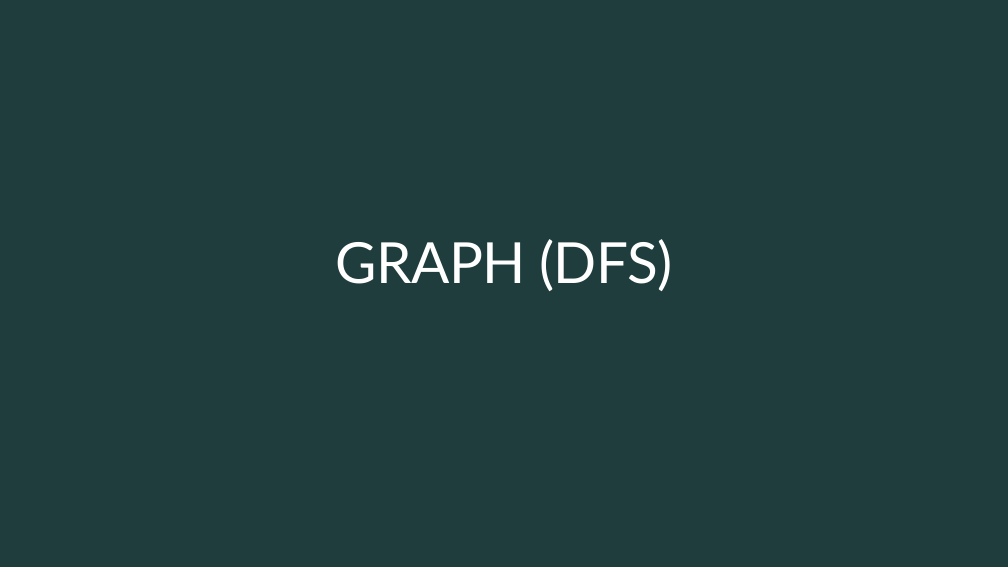
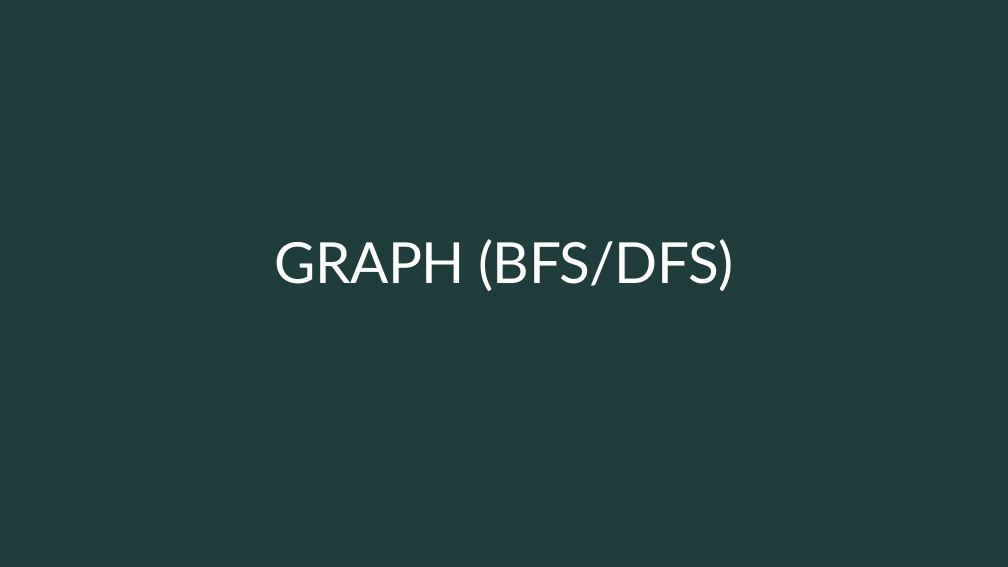
Before and after one commit to rfdavid/coding-interview-handbook-cpp, a slide deck: slide 111 of Algorithm and problem Solving Cheatsheet.pptm (slide 108 before the commit). Drawn at 1008x567 pixels with LibreOffice and Linux fonts; fonts in the diff are those of the drawing. Boxes give left, top, right and bottom in pixels: in the first picture for what was removed or moved away, otherwise in the second. Text is boxed around its words. In the diff, an @@ line names an element or a change of style, - is before the commit and + after.

```diff
--- a/Algorithm and problem Solving Cheatsheet.pptm
+++ b/Algorithm and problem Solving Cheatsheet.pptm
@@ title at (x1=274, y1=239, x2=733, y2=291): text changed @@
-GRAPH (DFS)
+GRAPH (BFS/DFS)
```
Also in this commit, not shown: 16 other slides changed, 24 slides added, 2 slides removed, 15 other files.
